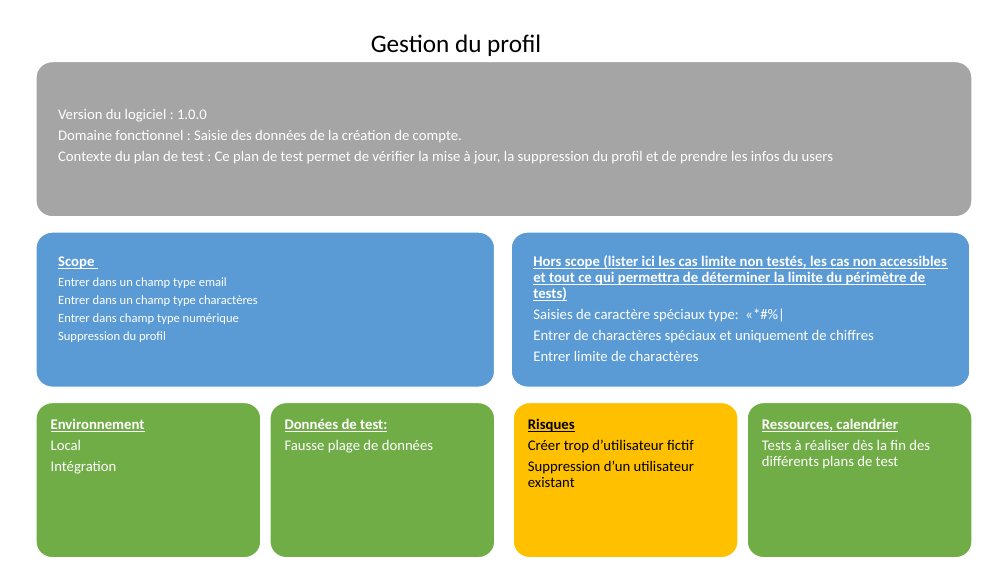
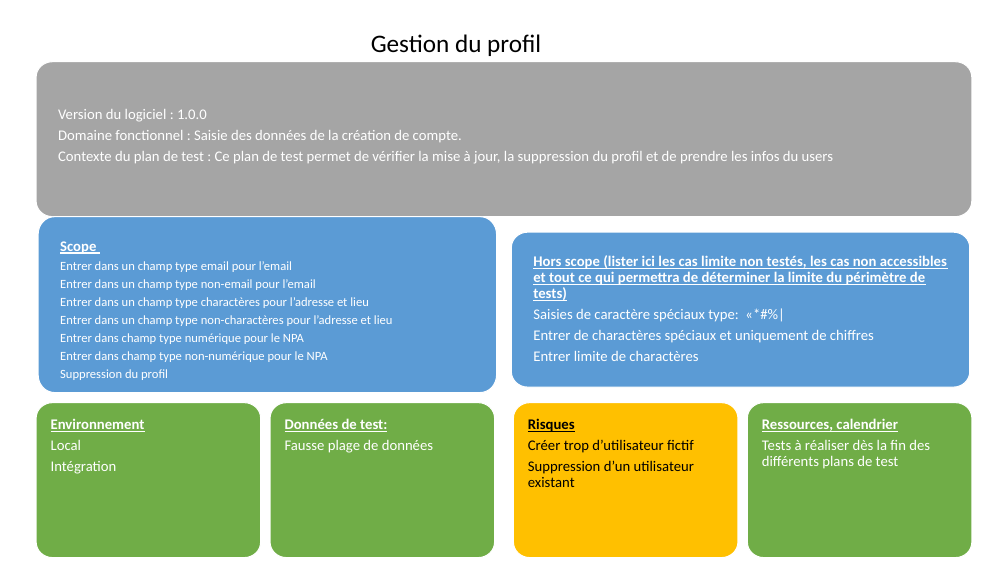
Before and after one commit to termimi/P_DevOps324-450, a slide deck: slide 1 of WIP/plan de test/planTestGestionProfil.pptx. Drawn at 1008x567 pixels with LibreOffice and Linux fonts; fonts in the diff are those of the drawing. Boxes give left, top, right and bottom in pixels: in the first picture for what was removed or moved away, otherwise in the second. Text is boxed around its words. In the diff, an @@ line names an element or a change of style, - is before the commit and + after.

Commit message:
[doc] (plan de test): update gestion profil

```diff
--- a/WIP/plan de test/planTestGestionProfil.pptx
+++ b/WIP/plan de test/planTestGestionProfil.pptx
@@ freeform shape "Scope": place and size @@
-freeform shape "Scope" at (36, 232, 495, 387)
+freeform shape "Scope" at (39, 217, 497, 393)
@@ text in freeform shape at (60, 261, 393, 362): text changed @@
-Entrer dans un champ type email
-Entrer dans un champ type charactères
-Entrer dans champ type numérique
+Entrer dans un champ type email pour l’email
+Entrer dans un champ type non-email pour l’email
+Entrer dans un champ type charactères pour l’adresse et lieu
+Entrer dans un champ type non-charactères pour l’adresse et lieu
+Entrer dans champ type numérique pour le NPA
+Entrer dans champ type non-numérique pour le NPA
```
